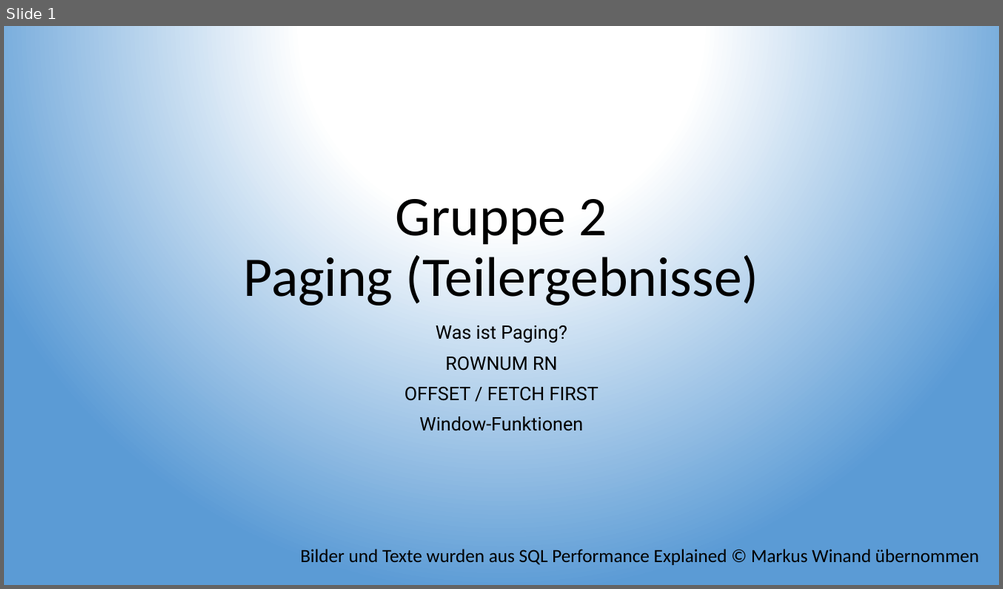
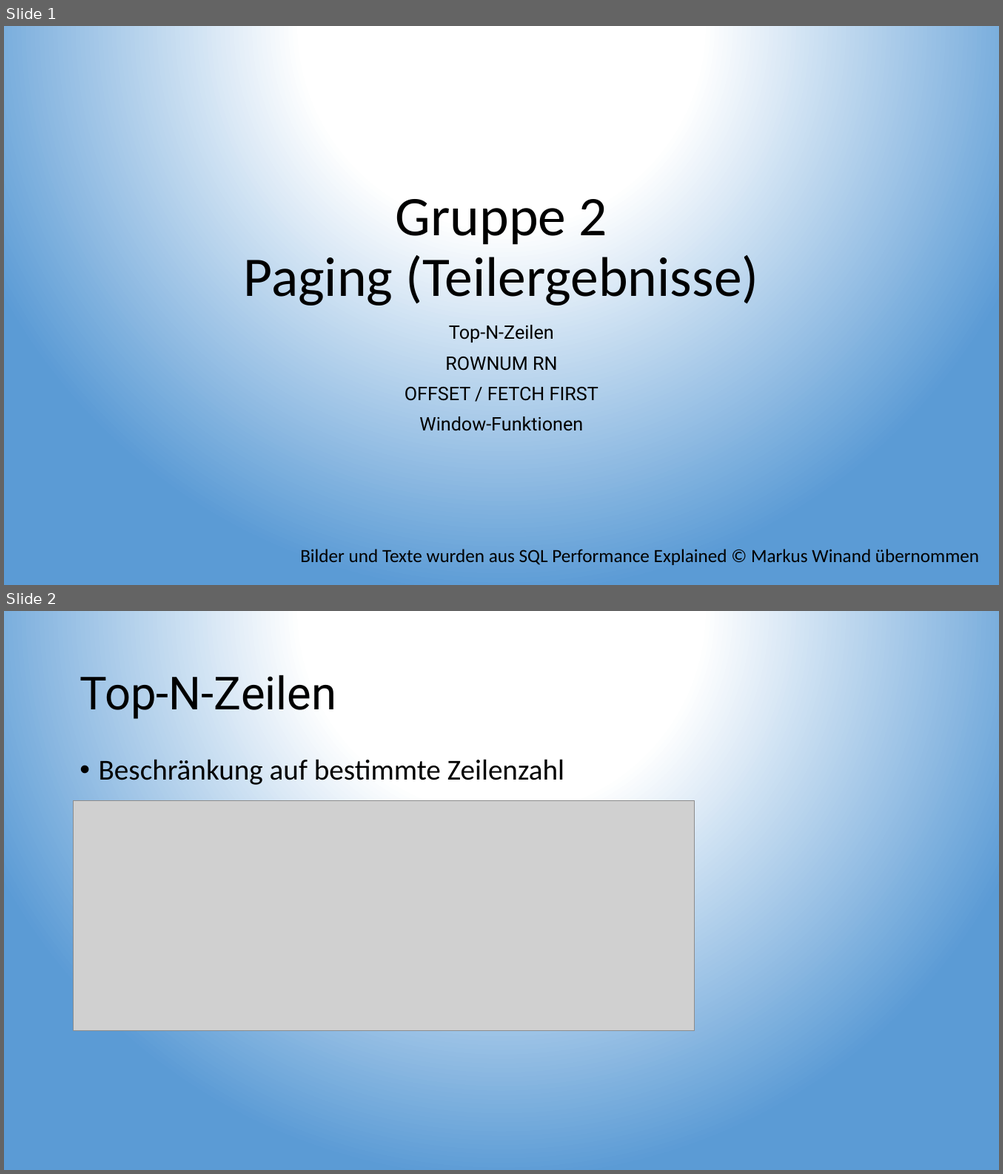
Before and after one commit to TobiaszMylak/DBI-Pr-sentation, a slide deck: DBI Präsentation Gruppe 2 - Teilthema Paging.pptx. Shown one above the other, each under a label of ours: slide 1 before the commit, slides 1 and 2 after it. The pictures are 1003x589 and 1003x1174 pixels, drawn with LibreOffice and Linux fonts; fonts in the diff are those of the drawing; grey boxes stand for pictures. Boxes give left, top, right and bottom in pixels: in the first picture for what was removed or moved away, otherwise in the second. Text is boxed around its words. In the diff, an @@ line names an element or a change of style, - is before the commit and + after.

Commit message:
Aktualisierung der Folien zum Teilthema Paging

```diff
--- a/DBI Präsentation Gruppe 2 - Teilthema Paging.pptx
+++ b/DBI Präsentation Gruppe 2 - Teilthema Paging.pptx
@@ slide 2 added at bbox=[4, 611, 999, 1170], background gradient #FFFFFF to #5B9BD5 @@
@@ title added at bbox=[79, 668, 336, 721], 44 pt, text #000000 @@
+Top-N-Zeilen
@@ text added at bbox=[99, 756, 564, 785], 28 pt, text #000000 @@
+• Beschränkung auf bestimmte Zeilenzahl
@@ picture added at bbox=[74, 800, 694, 1031] @@
@@ slide 1 changed as well @@
@@ subtitle at bbox=[449, 325, 554, 343]: text changed @@
-Was ist Paging?
+Top-N-Zeilen
```
Also in this commit, not shown: 3 other slides changed, 2 other slides added, 1 slide removed.
